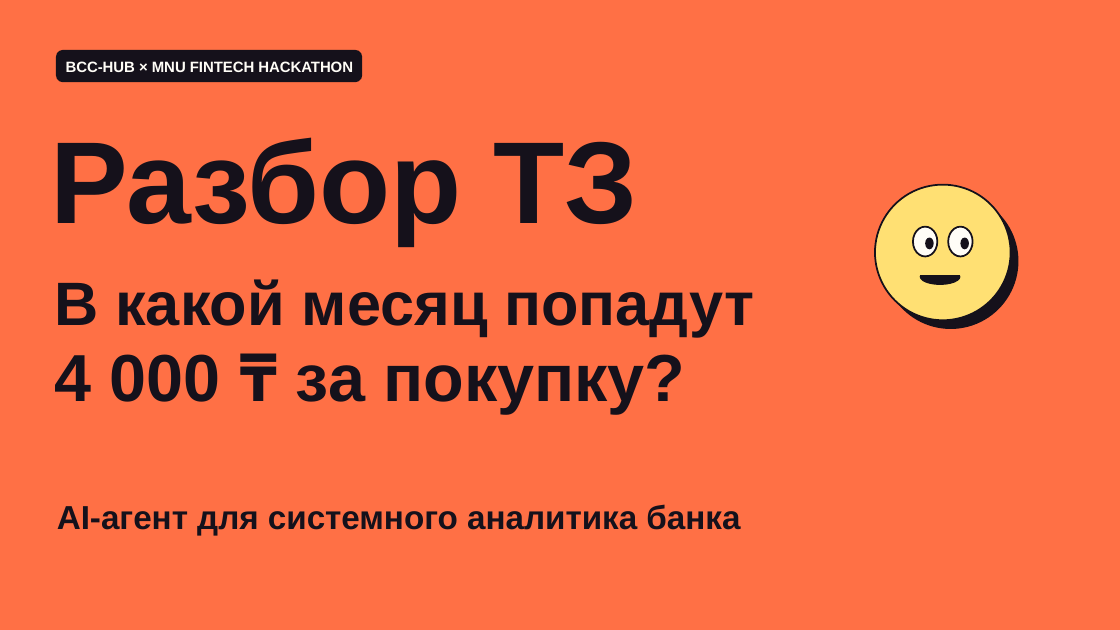
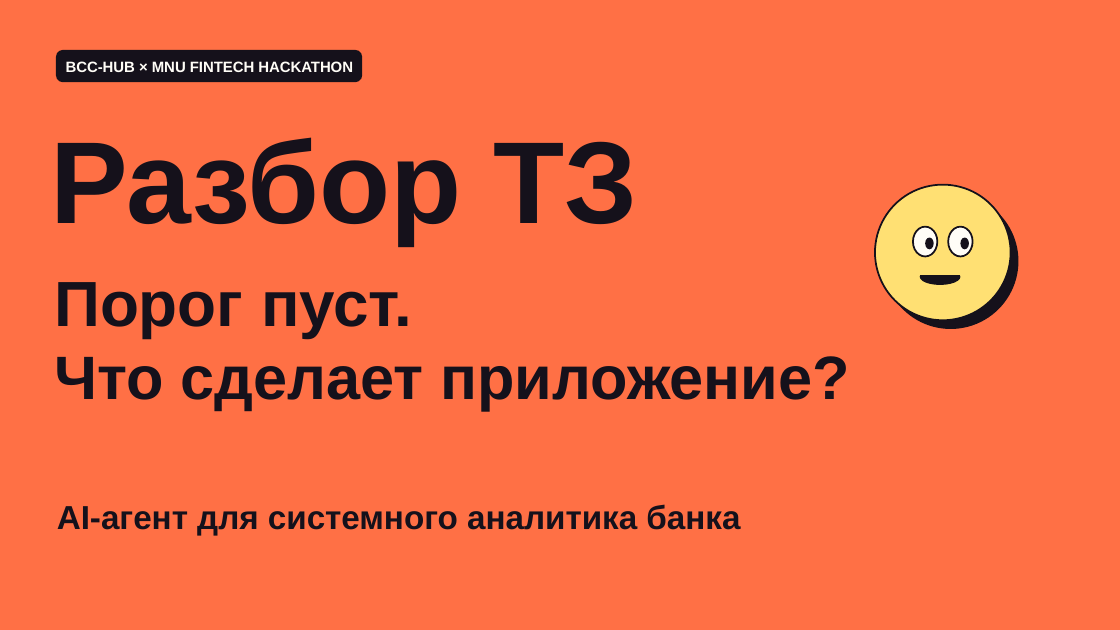
Before and after one commit to gojosatorukz/bcc-requirements-reviewer, a slide deck: slide 1 of presentation/bcc-pitch.pptx. Drawn at 1120x630 pixels with LibreOffice and Linux fonts; fonts in the diff are those of the drawing. Boxes give left, top, right and bottom in pixels: in the first picture for what was removed or moved away, otherwise in the second. Text is boxed around its words. In the diff, an @@ line names an element or a change of style, - is before the commit and + after.

```diff
--- a/presentation/bcc-pitch.pptx
+++ b/presentation/bcc-pitch.pptx
@@ text removed at [54,279,754,337] @@
-В какой месяц попадут
@@ text added at [54,282,412,338], 54.8 pt, text #15111B, bold @@
+Порог пуст.
@@ text removed at [54,354,685,414] @@
-4 000 ₸ за покупку?
@@ text added at [54,356,850,410], 52.5 pt, text #15111B, bold @@
+Что сделает приложение?
```
Also in this commit, not shown: 2 other slides changed, 1 slide added, 1 slide removed.
